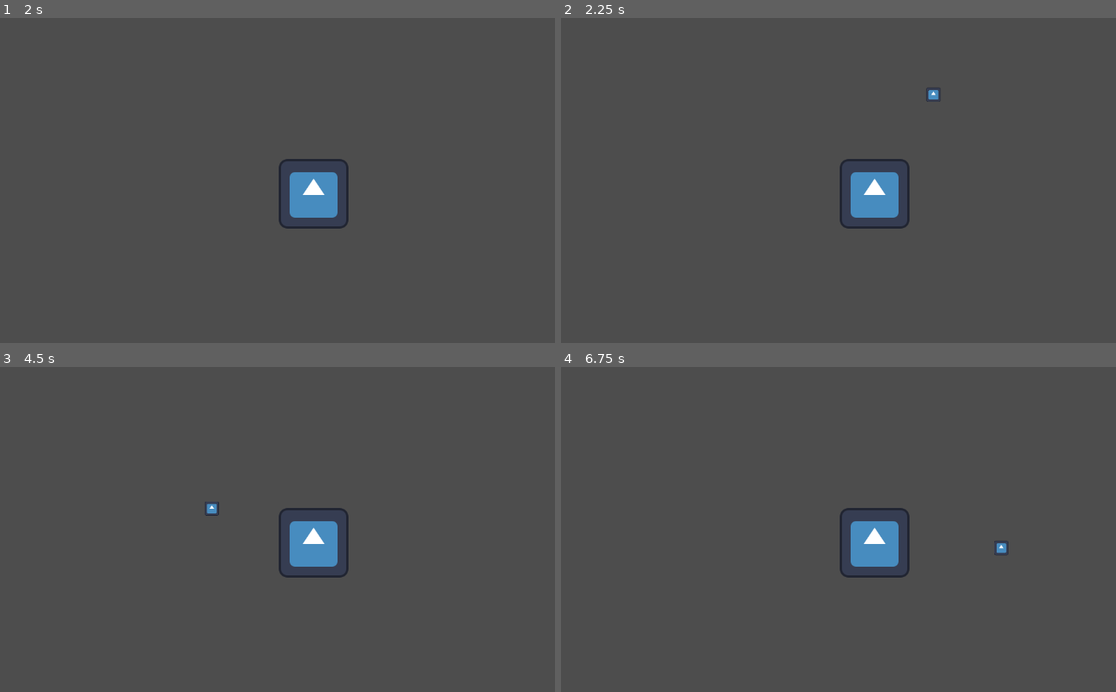
Above: before the commit, frames 1-4 (two rows, left to right).
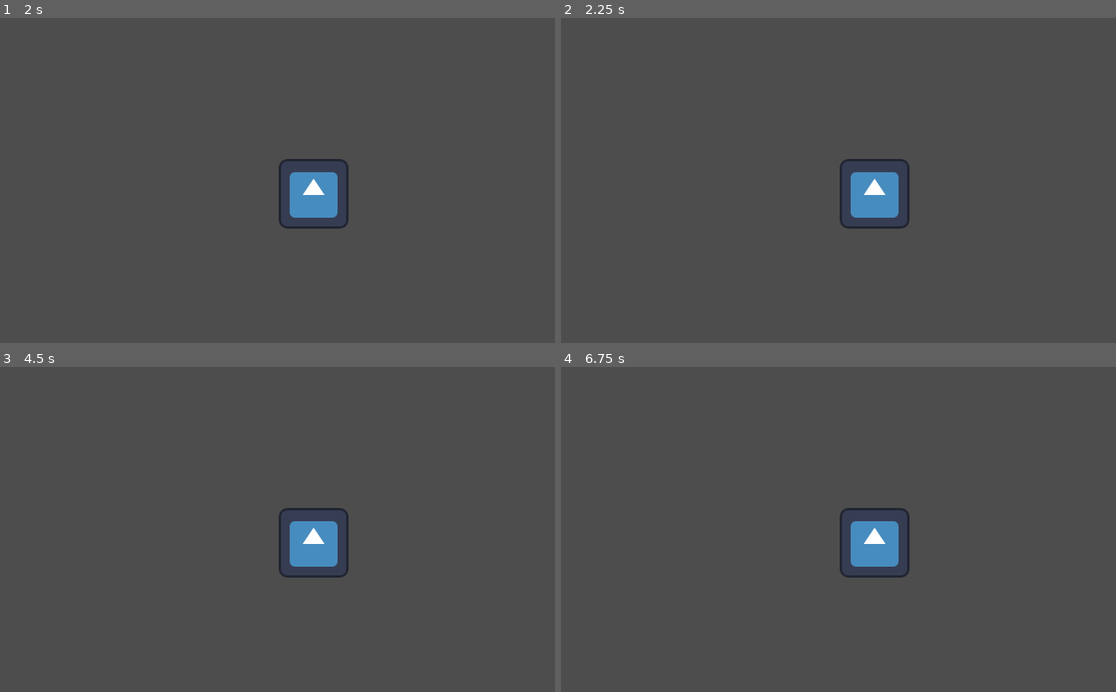
Above: after the commit, the same moments.

Repository: kschulz20/scream-jam-2024
Game: Godot game, scene res://src/main.tscn
The game is run twice, just before and just after one commit, with the same random seed, the same clock (stepped at 60 frames per second) and the same inputs. The engine's default icon, where the game draws it, is replaced by a stand-in: a white triangle on a blue panel in a dark square.
Inputs (mouse positions are in pixels of both pictures, inside the frame that each line leads up to):
- Up to frame 1 (2 s): move the mouse to (449, 177) at 0.52 s; hold D (move_right) 0.53-1.28 s; right-click (449, 177) at 0.6 s; click (449, 177) at 0.67 s; move the mouse to (188, 213) at 1.27 s; hold S (move_down) from 1.28 s (still down); click (188, 213) at 1.35 s; right-click (188, 213) at 1.55 s
- Up to frame 2 (2.25 s): tap Enter at 2 s; move the mouse to (938, 115) at 2.02 s; release S (move_down) at 2.03 s; hold D (move_right) from 2.03 s (still down); right-click (938, 115) at 2.1 s
- Up to frame 3 (4.5 s): tap Space at 2.75, 4.25 s; move the mouse to (283, 614) at 2.77 s; release D (move_right) at 2.78 s; hold W (move_up) 2.78-3.53 s; right-click (283, 614) at 2.85 s; click (283, 614) at 2.92 s; tap Enter at 3.5 s; move the mouse to (499, 594) at 3.52 s; hold A (move_left) from 3.53 s (still down); click (499, 594) at 3.6 s; right-click (499, 594) at 3.8 s; move the mouse to (127, 490) at 4.27 s; right-click (127, 490) at 4.35 s
- Up to frame 4 (6.75 s): tap Enter at 5 s; move the mouse to (905, 542) at 5.02 s; release A (move_left) at 5.03 s; hold S (move_down) 5.03-5.78 s; right-click (905, 542) at 5.1 s; click (905, 542) at 5.17 s; move the mouse to (783, 454) at 5.77 s; hold D (move_right) 5.78-6.53 s; click (783, 454) at 5.85 s; right-click (783, 454) at 6.05 s; tap Space at 6.5 s; move the mouse to (1010, 526) at 6.52 s; hold W (move_up) from 6.53 s (still down); right-click (1010, 526) at 6.6 s

Frame 1 is identical in both runs. In frame 2, less than 0.1% of the frame differs, in the area x 65-69%, y 21-26%; in frame 3, less than 0.1%; in frame 4, less than 0.1%.

Commit message:
Fix projectile delay exploit

Diff:
--- a/src/Entities/Player/player_character.gd
+++ b/src/Entities/Player/player_character.gd
@@ -74,19 +74,17 @@
 		cane_attack.emit(cane_hitbox_vector)
 	elif (Input.is_action_just_pressed("range_attack")):
 		is_firing = true
-		last_projectile_fired = 0.0
 	if (Input.is_action_just_released("range_attack")):
 		is_firing = false
 
+	var has_fired = false
 	if is_firing:
 		if last_projectile_fired <= 0.0:
-			print(last_projectile_fired)
 			shoot(aim_dir)
-			last_projectile_fired += 1.0 / (fire_rate)
-		else:
-			last_projectile_fired -= delta
-
-	pass
+			last_projectile_fired = 1.0 / (fire_rate)
+			has_fired = true
+	if not has_fired:
+		last_projectile_fired -= delta
 
 # Called every frame. 'delta' is the elapsed time since the previous frame.
 func _physics_process(delta: float) -> void:
